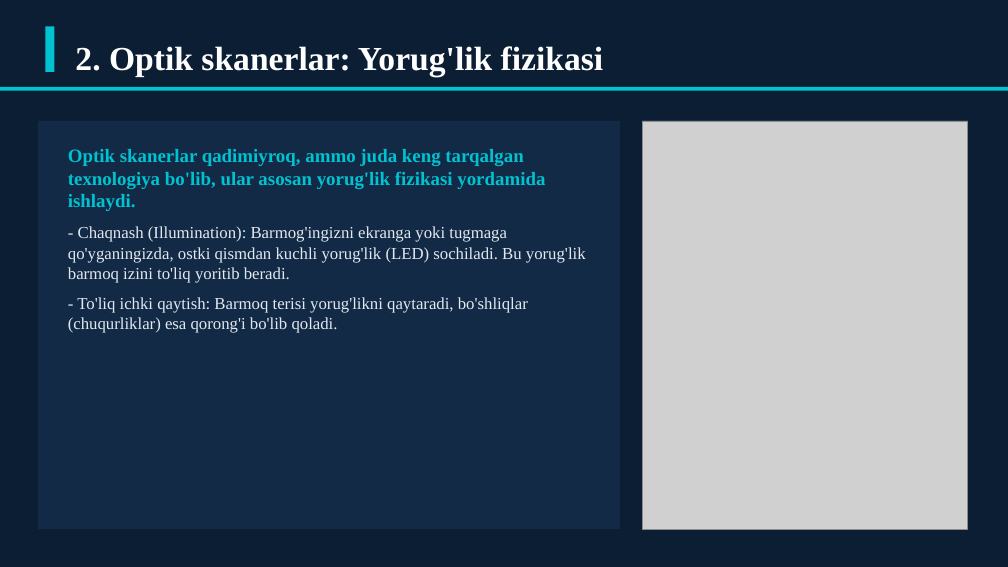
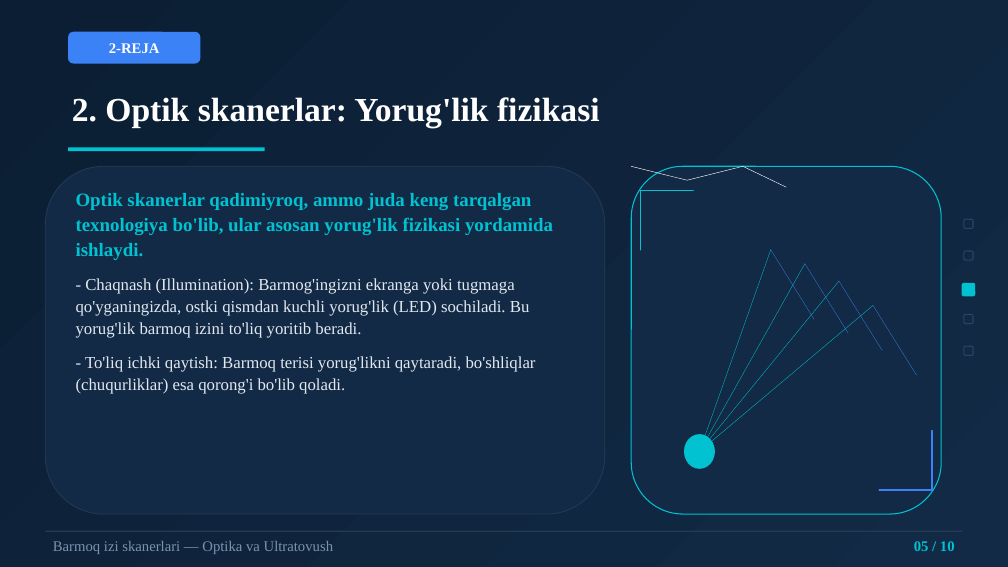
Before and after one commit to dasturland/kerak_taqdimot, a slide deck: slide 5 of barmoq_izi_skanerlari.pptx. Drawn at 1008x567 pixels with LibreOffice and Linux fonts; fonts in the diff are those of the drawing; grey boxes stand for pictures. Boxes give left, top, right and bottom in pixels: in the first picture for what was removed or moved away, otherwise in the second. Text is boxed around its words. In the diff, an @@ line names an element or a change of style, - is before the commit and + after.

Commit message:
feat: professional dizayn va mavzuga aloqador vektor rasmlar bilan qayta yaratish

```diff
--- a/barmoq_izi_skanerlari.pptx
+++ b/barmoq_izi_skanerlari.pptx
@@ rectangle added at box(0, 0, 1008, 567), fill gradient #0B1E33 to #122A45 @@
@@ rectangle removed at box(45, 26, 54, 72) @@
@@ rounded rectangle added at box(68, 32, 200, 64), fill #3B82F6 @@
@@ text added at box(109, 43, 160, 53), 14 pt, text #FFFFFF, bold @@
+2-REJA
@@ rectangle removed at box(0, 87, 1008, 91) @@
@@ text "2. Optik skanerlar: Yorug'lik fizikasi": place and size @@
-text "2. Optik skanerlar: Yorug'lik fizikasi" at box(75, 46, 604, 76)
+text "2. Optik skanerlar: Yorug'lik fizikasi" at box(72, 97, 600, 128)
@@ text "2. Optik skanerlar: Yorug'lik fizikasi" at box(72, 97, 600, 128): line spacing 1 to 1.04 @@
@@ rectangle added at box(68, 147, 265, 151), fill #00C2D1 @@
@@ picture removed at box(643, 121, 968, 529) @@
@@ rounded rectangle: place and size @@
-rounded rectangle at box(38, 121, 620, 529)
+rounded rectangle at box(45, 166, 605, 514)
@@ rounded rectangle at box(45, 166, 605, 514): rectangle to rounded rectangle; outline none to #243B55 0.75 pt @@
@@ group added at box(631, 166, 941, 514): 12 lines, 1 rounded rectangle, 1 ellipse, 1 freeform shape @@
@@ text "Optik skanerlar qadimiyroq, ammo juda ...": place and size @@
-text "Optik skanerlar qadimiyroq, ammo juda ..." at box(68, 149, 586, 333)
+text "Optik skanerlar qadimiyroq, ammo juda ..." at box(76, 193, 553, 394)
@@ text "Optik skanerlar qadimiyroq, ammo juda ..." at box(76, 193, 553, 394): line spacing 1 to 1.1; more space between paragraphs @@
@@ rounded rectangle added at box(964, 219, 973, 228), outline #2A4563 1 pt @@
@@ rounded rectangle added at box(964, 251, 973, 260), outline #2A4563 1 pt @@
@@ rounded rectangle added at box(962, 283, 975, 296), fill #00C2D1 @@
@@ rounded rectangle added at box(964, 315, 973, 324), outline #2A4563 1 pt @@
@@ rounded rectangle added at box(964, 346, 973, 355), outline #2A4563 1 pt @@
@@ rectangle added at box(45, 531, 963, 532), fill #243B55 @@
@@ text added at box(53, 541, 333, 554), 14 pt, text #7A93AD @@
+Barmoq izi skanerlari — Optika va Ultratovush
@@ text added at box(914, 541, 955, 551), 14 pt, text #00C2D1, bold @@
+05 / 10
```
Also in this commit, not shown: 9 other slides changed, 4 other files.
